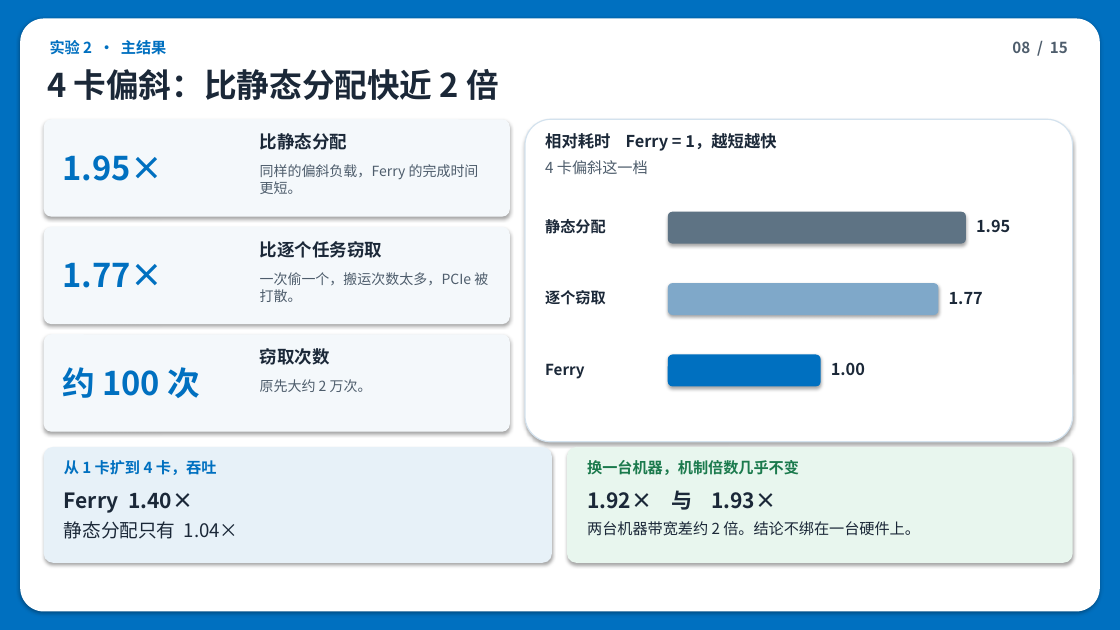
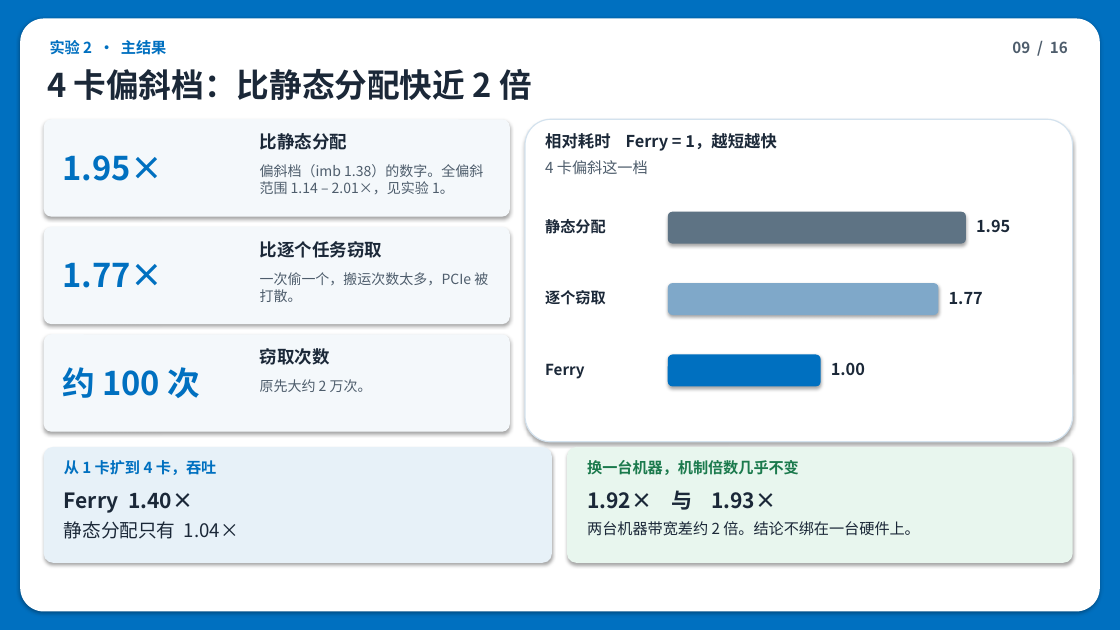
Before and after one commit to clearleo126/ferry, a slide deck: slide 9 of Ferry-导师汇报.pptx (slide 8 before the commit). Drawn at 1120x630 pixels with LibreOffice and Linux fonts; fonts in the diff are those of the drawing. Boxes give left, top, right and bottom in pixels: in the first picture for what was removed or moved away, otherwise in the second. Text is boxed around its words. In the diff, an @@ line names an element or a change of style, - is before the commit and + after.

Commit message:
docs: 汇报 PPT 增补偏斜扫描（15 → 16 页）
实验 1 页重做为偏斜扫描页：6 档 ×5 次（imb 0 → 1.73），C/A 1.14–2.01×、
Ferry 耗时 ±4%、静态分配 +70%；新增「偏斜从哪来」页（前缀缓存亲和性 →
热度不均 → 负载集中），把偏斜度定位为扫描变量而非假设值。
实验 2/3 页口径同步更新（范围口径 + 批窃取价值条件于偏斜）。

```diff
--- a/Ferry-导师汇报.pptx
+++ b/Ferry-导师汇报.pptx
@@ text at (1012,41,1068,53): text changed @@
-08 / 15
+09 / 16
@@ text at (47,69,532,100): text changed @@
-4 卡偏斜：比静态分配快近 2 倍
+4 卡偏斜档：比静态分配快近 2 倍
@@ text at (260,164,483,194): text changed @@
-同样的偏斜负载，Ferry 的完成时间更短。
+偏斜档（imb 1.38）的数字。全偏斜范围 1.14 – 2.01×，见实验 1。
```
Also in this commit, not shown: 12 other slides changed, 2 slides added, 1 slide removed.
